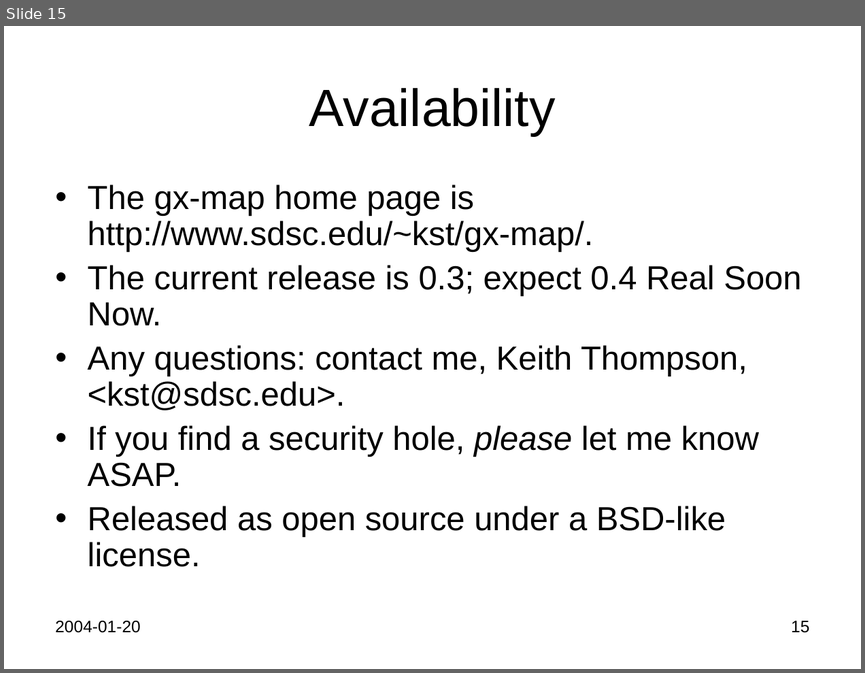
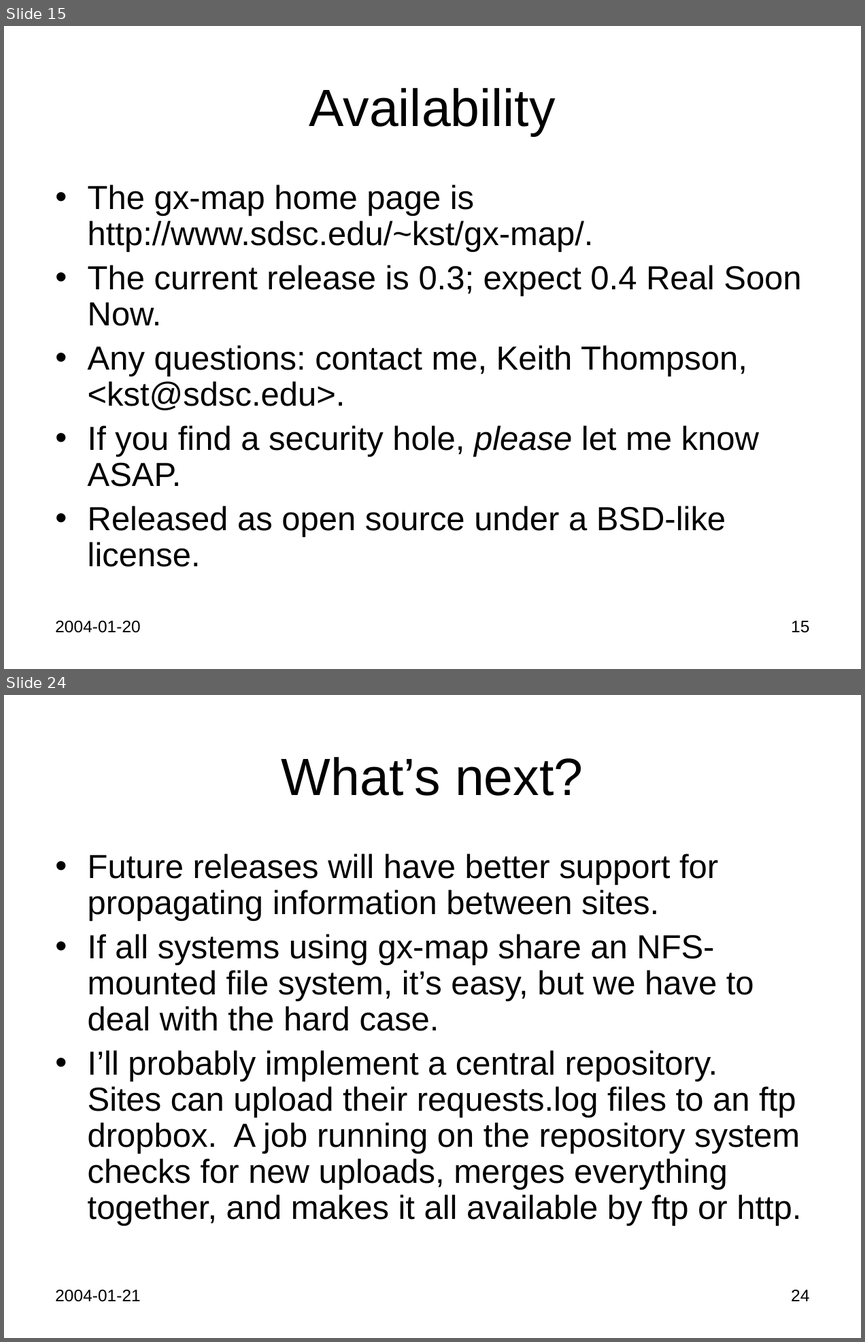
Before and after one commit to Keith-S-Thompson/gx-map, a slide deck: gx-map.ppt. Shown one above the other, each under a label of ours: slide 15 before the commit, slides 15 and 24 after it; the slides between them are not shown. The pictures are 865x673 and 865x1342 pixels, drawn with LibreOffice and Linux fonts; fonts in the diff are those of the drawing. Boxes give left, top, right and bottom in pixels: in the first picture for what was removed or moved away, otherwise in the second. Text is boxed around its words. In the diff, an @@ line names an element or a change of style, - is before the commit and + after.

```diff
--- a/gx-map.ppt
+++ b/gx-map.ppt
@@ slide 24 added at [4,695,861,1338], background #FFFFFF @@
@@ title added at [281,757,583,796], 44 pt, text #000000 @@
+What’s next?
@@ text added at [88,853,801,1225], 28 pt, text #000000 @@
+• Future releases will have better support for propagating information between sites.
+• If all systems using gx-map share an NFS-mounted file system, it’s easy, but we have to deal with the hard case.
+• I’ll probably implement a central repository. Sites can upload their requests.log files to an ftp dropbox. A job running on the repository system checks for new uploads, merges everything together, and makes it all available by ftp or http.
@@ text added at [55,1289,140,1302], 14 pt, text #000000 @@
+2004-01-21
@@ page number added at [791,1289,809,1301], 14 pt, text #000000 @@
+24
```
Also in this commit, not shown: 1 slide changed, 13 other slides added.
